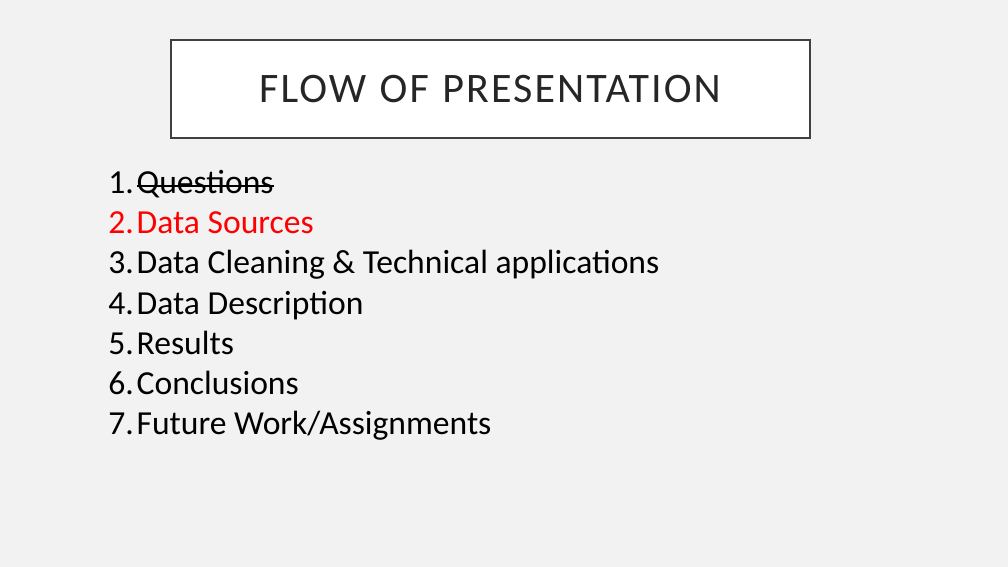
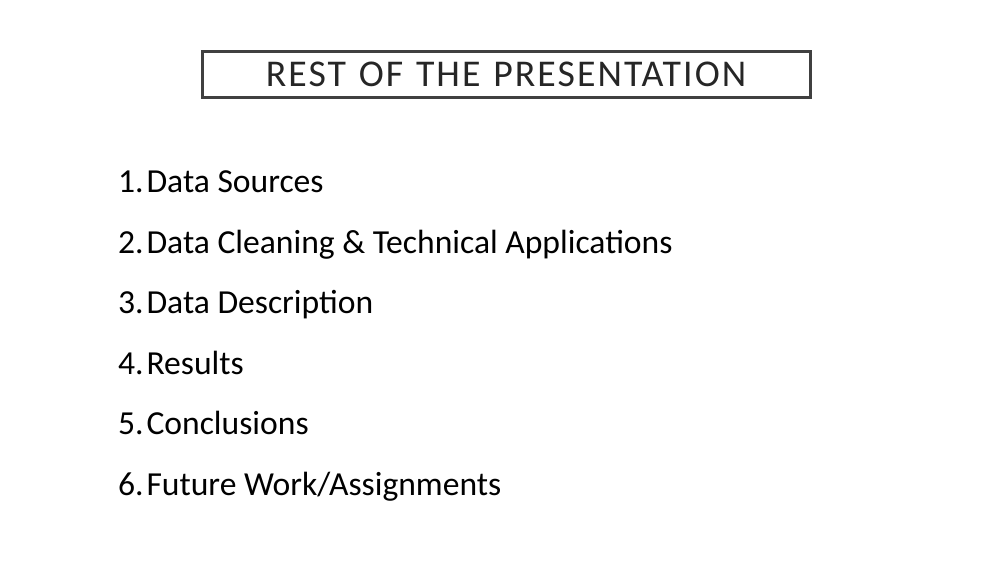
Before and after one commit to shrawantee/Project-Analysis-of-Violent-Crime-in-LA, a slide deck: slide 5 of LACity Crime-Dora.pptx. Drawn at 1008x567 pixels with LibreOffice and Linux fonts; fonts in the diff are those of the drawing. Boxes give left, top, right and bottom in pixels: in the first picture for what was removed or moved away, otherwise in the second. Text is boxed around its words. In the diff, an @@ line names an element or a change of style, - is before the commit and + after.

```diff
--- a/LACity Crime-Dora.pptx
+++ b/LACity Crime-Dora.pptx
@@ background #F2F2F2 to #FFFFFF @@
@@ title "REST OF THE PRESENTATION": place and size @@
-title "REST OF THE PRESENTATION" at [171,40,810,138]
+title "REST OF THE PRESENTATION" at [203,51,811,98]
@@ title at [266,61,746,87]: text changed; size 40 to 36 pt @@
-FLOW OF PRESENTATION
+REST OF THE PRESENTATION
@@ text "Data Sources": place and size @@
-text "Data Sources" at [108,170,660,440]
+text "Data Sources" at [118,170,672,501]
@@ text at [108,170,273,198]: paragraph removed @@
-1. Questions
@@ text at [118,170,501,501]: text colour #FF0000 to #000000 in "Data Sources"; line spacing 1 to 1.5 @@
@@ text at [118,229,672,259]: text changed @@
-3. Data Cleaning & Technical applications
+2. Data Cleaning & Technical Applications
```
Also in this commit, not shown: 18 other slides changed, 4 slides added, 5 slides removed.
